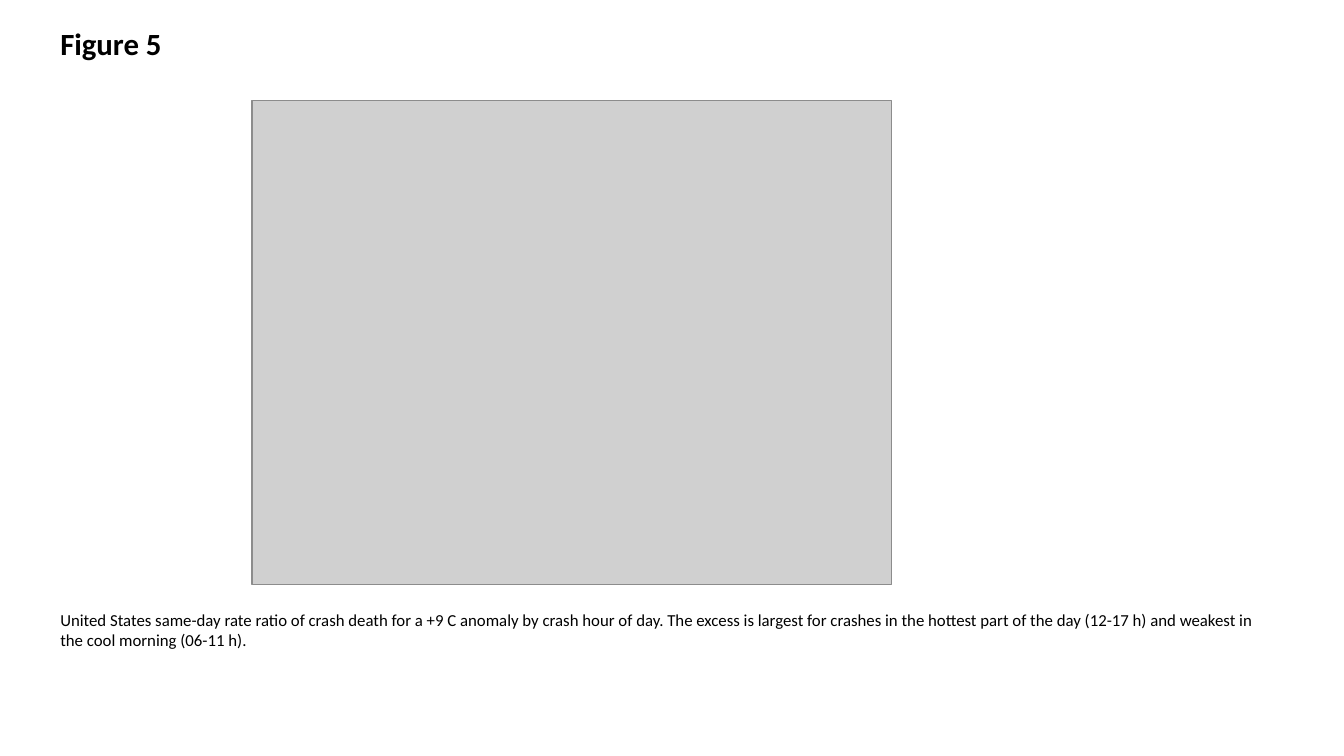
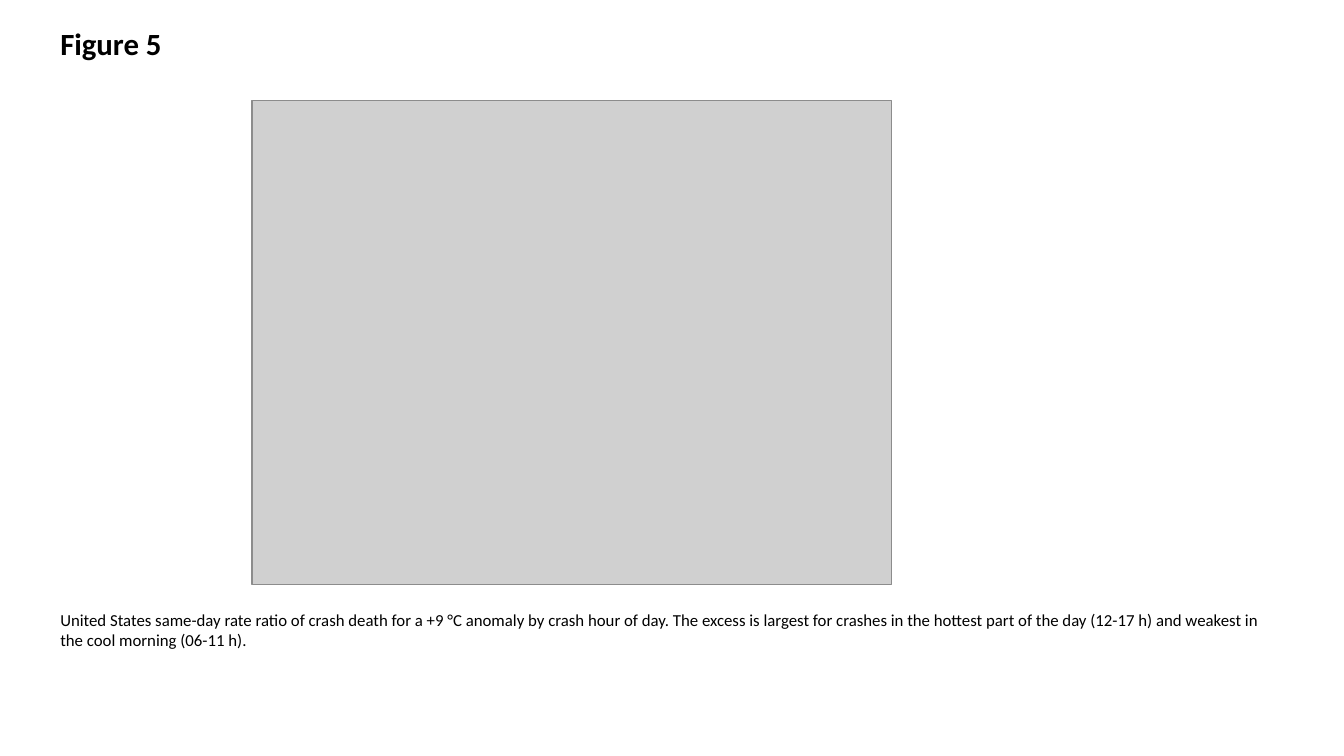
Before and after one commit to bougtoir/heat-accidents-mortality, a slide deck: slide 5 of heat_accidents_mortality/output/manuscript/figures.pptx. Drawn at 1344x756 pixels with LibreOffice and Linux fonts; fonts in the diff are those of the drawing; grey boxes stand for pictures. Boxes give left, top, right and bottom in pixels: in the first picture for what was removed or moved away, otherwise in the second. Text is boxed around its words. In the diff, an @@ line names an element or a change of style, - is before the commit and + after.

```diff
--- a/heat_accidents_mortality/output/manuscript/figures.pptx
+++ b/heat_accidents_mortality/output/manuscript/figures.pptx
@@ text at bbox=[60, 614, 1258, 649]: text changed @@
-United States same-day rate ratio of crash death for a +9 C anomaly by crash hour of day. The excess is largest for crashes in the hottest part of the day (12-17 h) and weakest in the cool morning (06-11 h).
+United States same-day rate ratio of crash death for a +9 °C anomaly by crash hour of day. The excess is largest for crashes in the hottest part of the day (12-17 h) and weakest in the cool morning (06-11 h).
```
Also in this commit, not shown: 4 other slides changed, 12 other files.
